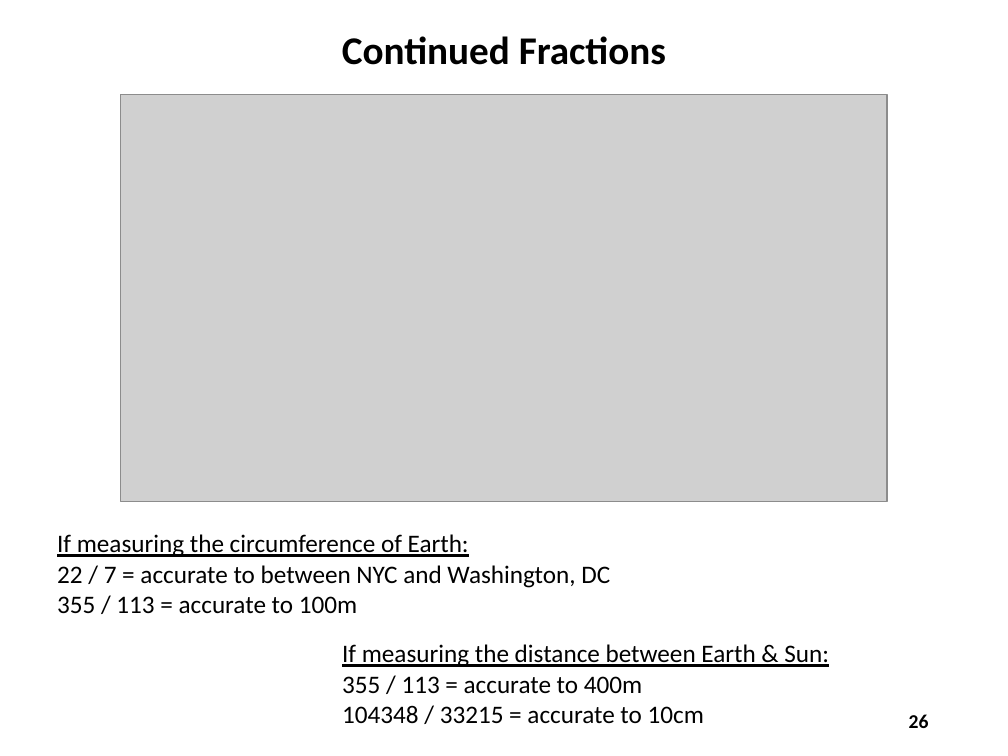
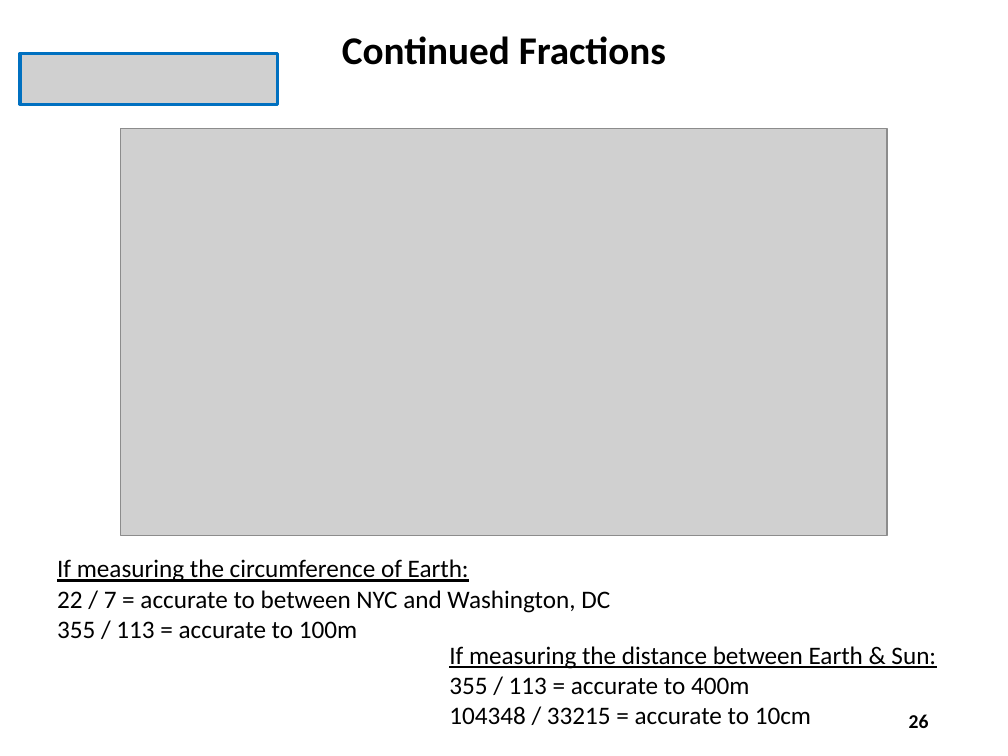
Before and after one commit to dbiersach/scicomp101, a slide deck: slide 26 of Session 19 - Continued Fractions/Session 19 - Continued Fractions.pptx. Drawn at 1008x756 pixels with LibreOffice and Linux fonts; fonts in the diff are those of the drawing; grey boxes stand for pictures. Boxes give left, top, right and bottom in pixels: in the first picture for what was removed or moved away, otherwise in the second. Text is boxed around its words. In the diff, an @@ line names an element or a change of style, - is before the commit and + after.

```diff
--- a/Session 19 - Continued Fractions/Session 19 - Continued Fractions.pptx
+++ b/Session 19 - Continued Fractions/Session 19 - Continued Fractions.pptx
@@ picture added at [20, 53, 277, 104] @@
@@ picture: place and size @@
-picture at [121, 95, 887, 502]
+picture at [121, 129, 887, 536]
@@ text "If measuring the circumference of ...": place and size @@
-text "If measuring the circumference of ..." at [57, 534, 610, 614]
+text "If measuring the circumference of ..." at [57, 559, 610, 639]
@@ text "If measuring the distance between ...": place and size @@
-text "If measuring the distance between ..." at [342, 644, 829, 724]
+text "If measuring the distance between ..." at [449, 646, 936, 725]
```
Also in this commit, not shown: 3 other slides changed.
